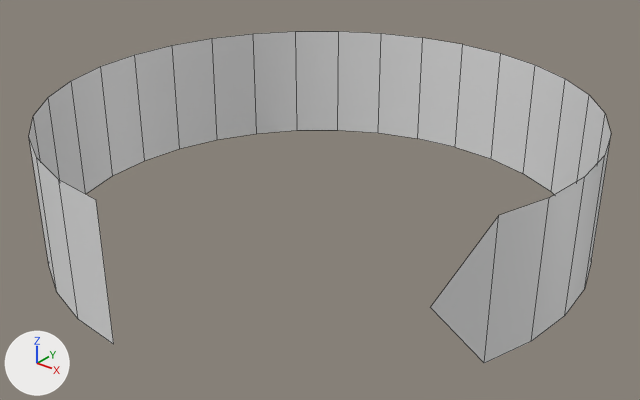
What one commit did to the Blender file Assets/3DObjects/InsideArrow.blend.
Before and after are seen from a 50 mm camera at (1.883, -2.353, 1.324) aimed at (0.033, -0.041, -0.109). The lights are fixed; the arrows at lower left show +X, +Y and +Z. The first picture is the older version. Mesh edges are drawn as thin lines.
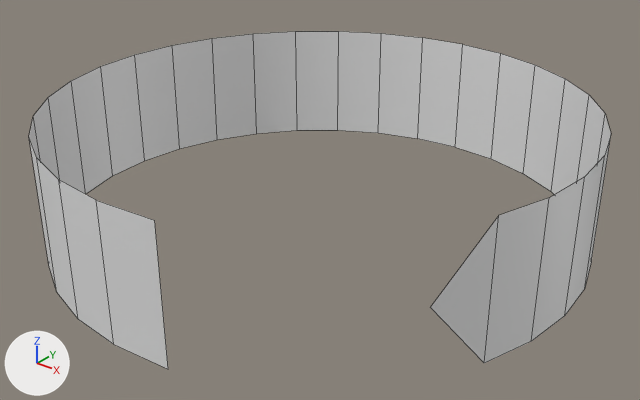
Where the change shows, as pixel boxes (x1, y1, x2, y2) in the pictures (640 x 400 px):
'Cylinder', reshaped
    before: (29, 31, 611, 363)
    after: (29, 31, 611, 369)
part 1 of me_cylinder, added
    after: (96, 200, 168, 369)

The change, as a list of edits to the scene's bpy script:
```text
Change me_cylinder:
    used by ob_cylinder; location = (0.0, 0.0, 0.0); scale = (1.0, 1.0, 0.243)
    verts and faces of me_cylinder; kept vertices keep their numbers, new ones are numbered from 56
    before: 24 (0.0, -1.0, -1.0) at pixel (113, 344), 25 (0.0, -1.0, 1.0) at pixel (96, 200)
    remove me_cylinder.from_pydata(...)  # 56 vertices, 27 faces; spans x -1.0..1.0, y -1.0..1.0, z -1.0..1.0
    add me_cylinder.from_pydata(...)  # 58 vertices, 28 faces; spans x -1.0..1.0, y -1.0..1.0, z -1.0..1.0
    me_cylinder part 1
    add verts[56] = (0.22, -0.98, -1.0)  # pixel (168, 369)
    add verts[57] = (0.22, -0.98, 1.0)  # pixel (154, 220)
    add faces += [(24, 25, 57, 56)]
```
